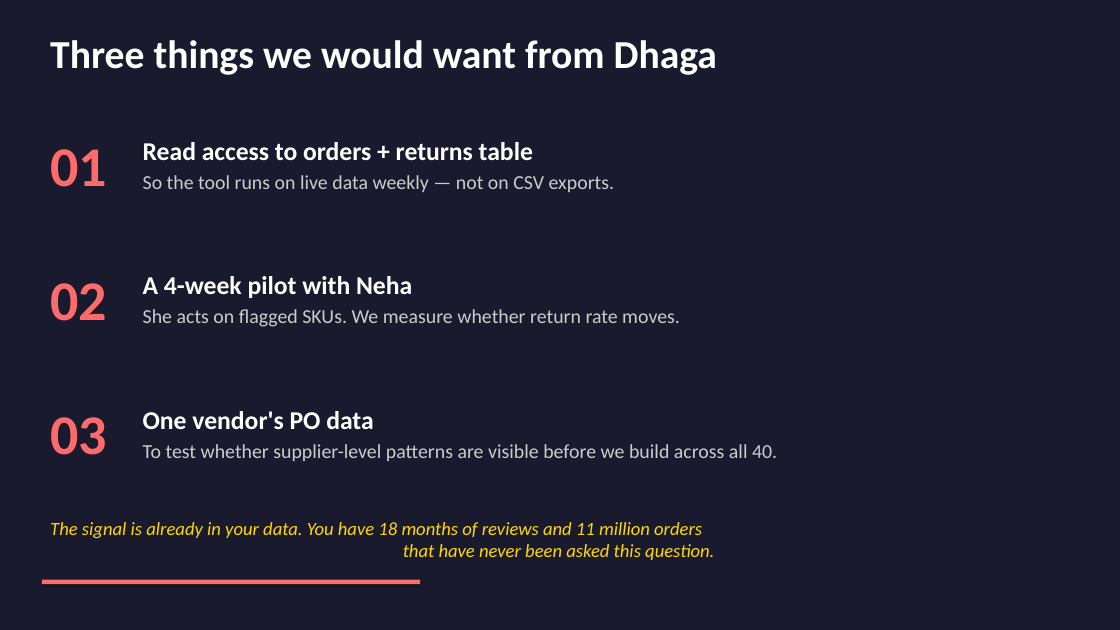
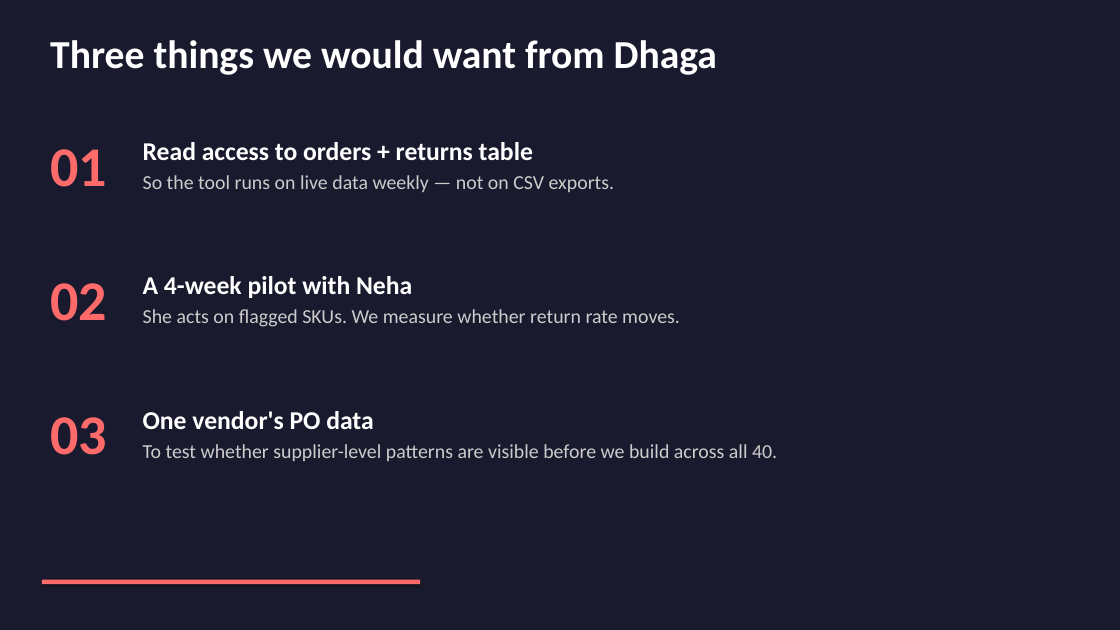
Before and after one commit to backend-bytes127/dhaga-returns-intelligence, a slide deck: slide 12 of dhaga-returns-intelligence.pptx. Drawn at 1120x630 pixels with LibreOffice and Linux fonts; fonts in the diff are those of the drawing. Boxes give left, top, right and bottom in pixels: in the first picture for what was removed or moved away, otherwise in the second. Text is boxed around its words. In the diff, an @@ line names an element or a change of style, - is before the commit and + after.

```diff
--- a/dhaga-returns-intelligence.pptx
+++ b/dhaga-returns-intelligence.pptx
@@ text removed at [50, 522, 714, 560] @@
-The signal is already in your data. You have 18 months of reviews and 11 million orders
-that have never been asked this question.
```
Also in this commit, not shown: 1 other slide changed, 1 other file.
